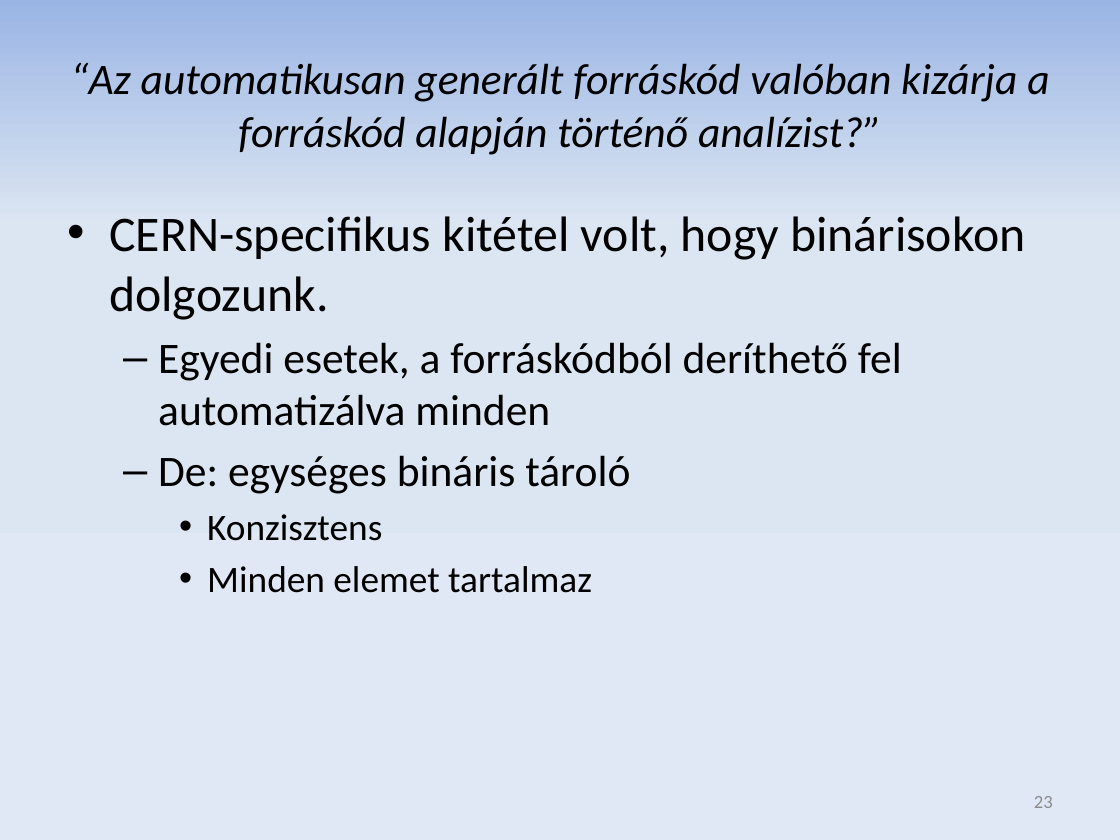
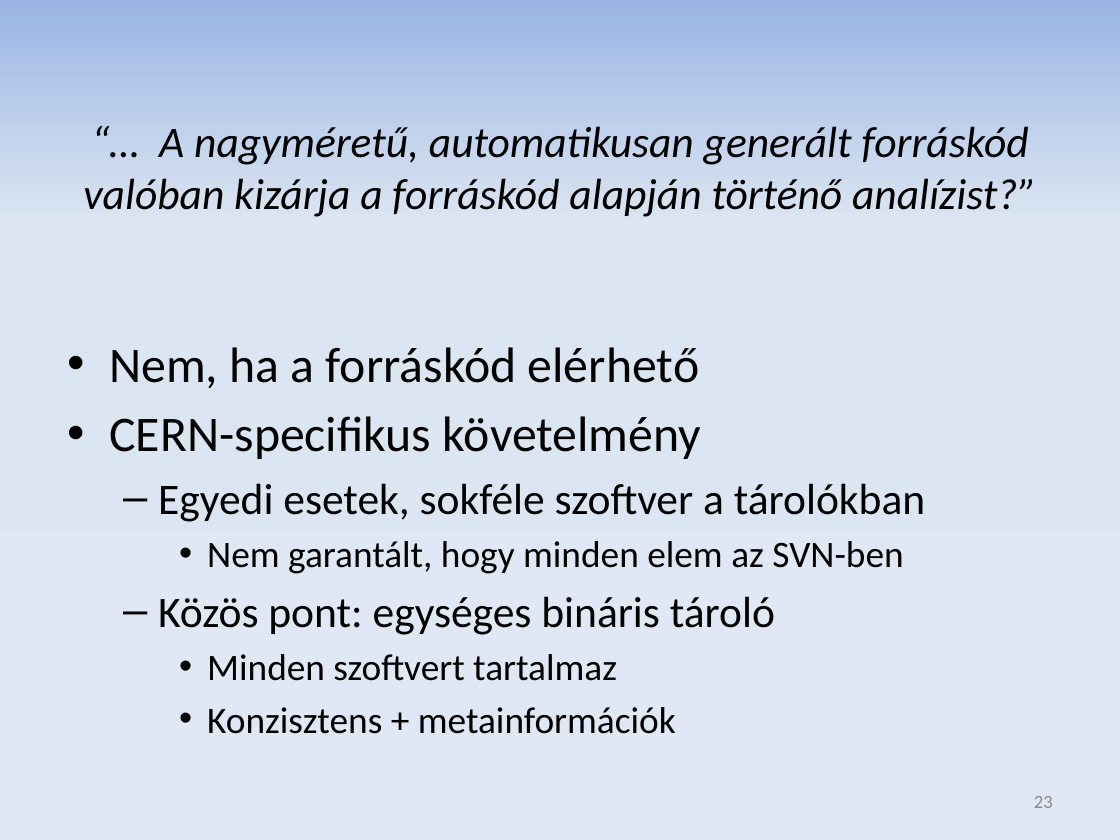
Before and after one commit to donat/incquery-deps, a slide deck: slide 23 of incquery-deps-thesis/presentation/zv_csikos_donat.pptx. Drawn at 1120x840 pixels with LibreOffice and Linux fonts; fonts in the diff are those of the drawing. Boxes give left, top, right and bottom in pixels: in the first picture for what was removed or moved away, otherwise in the second. Text is boxed around its words. In the diff, an @@ line names an element or a change of style, - is before the commit and + after.

Commit message:
Presentation practiced: typos, content fixed.

```diff
--- a/incquery-deps-thesis/presentation/zv_csikos_donat.pptx
+++ b/incquery-deps-thesis/presentation/zv_csikos_donat.pptx
@@ title at <box>83,126,1036,217</box>: text changed @@
-“Az automatikusan generált forráskód valóban kizárja a forráskód alapján történő analízist?”
+“… A nagyméretű, automatikusan generált forráskód valóban kizárja a forráskód alapján történő analízist?”
@@ text at <box>109,347,925,734</box>: text changed; size 28 to 24 pt @@
-• CERN-specifikus kitétel volt, hogy binárisokon dolgozunk.
-  – Egyedi esetek, a forráskódból deríthető fel automatizálva minden
-  – De: egységes bináris tároló
-    • Konzisztens
-    • Minden elemet tartalmaz
+• Nem, ha a forráskód elérhető
+• CERN-specifikus követelmény
+  – Egyedi esetek, sokféle szoftver a tárolókban
+    • Nem garantált, hogy minden elem az SVN-ben
+  – Közös pont: egységes bináris tároló
+    • Minden szoftvert tartalmaz
+    • Konzisztens + metainformációk
```
Also in this commit, not shown: 8 other slides changed.
